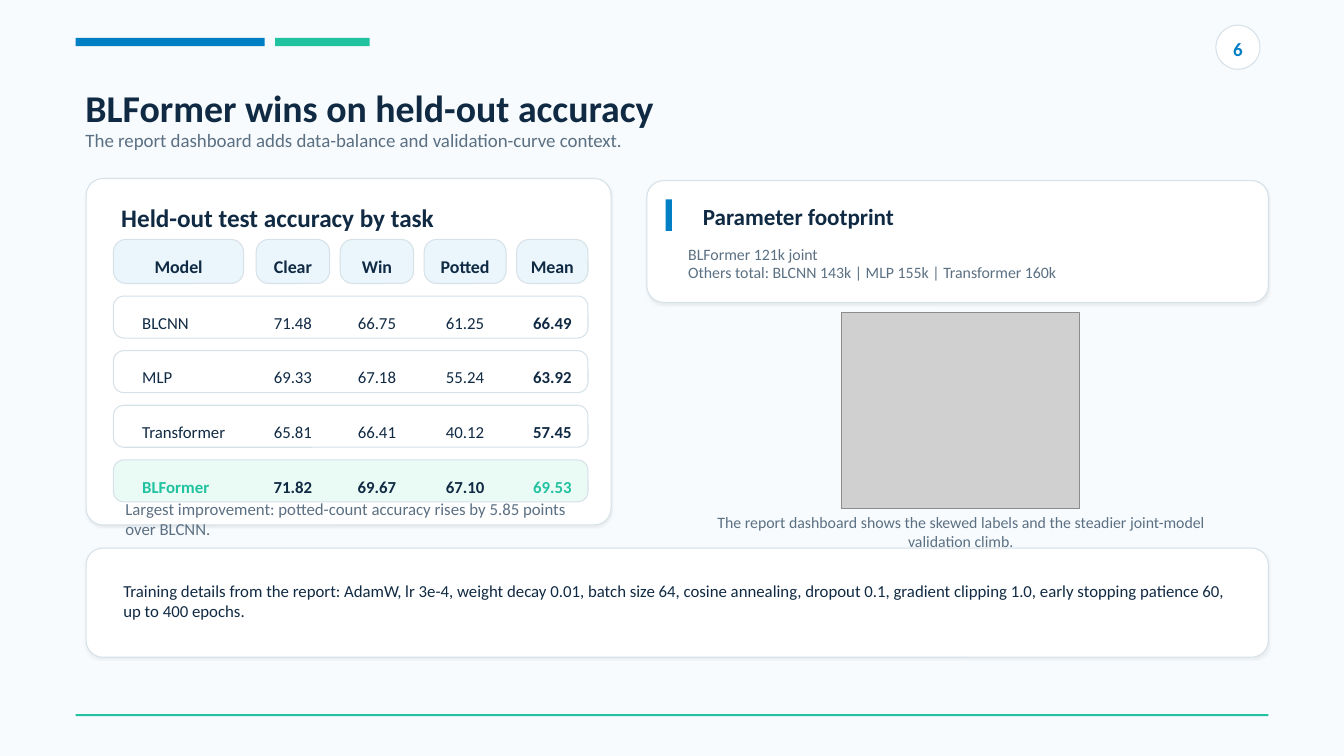
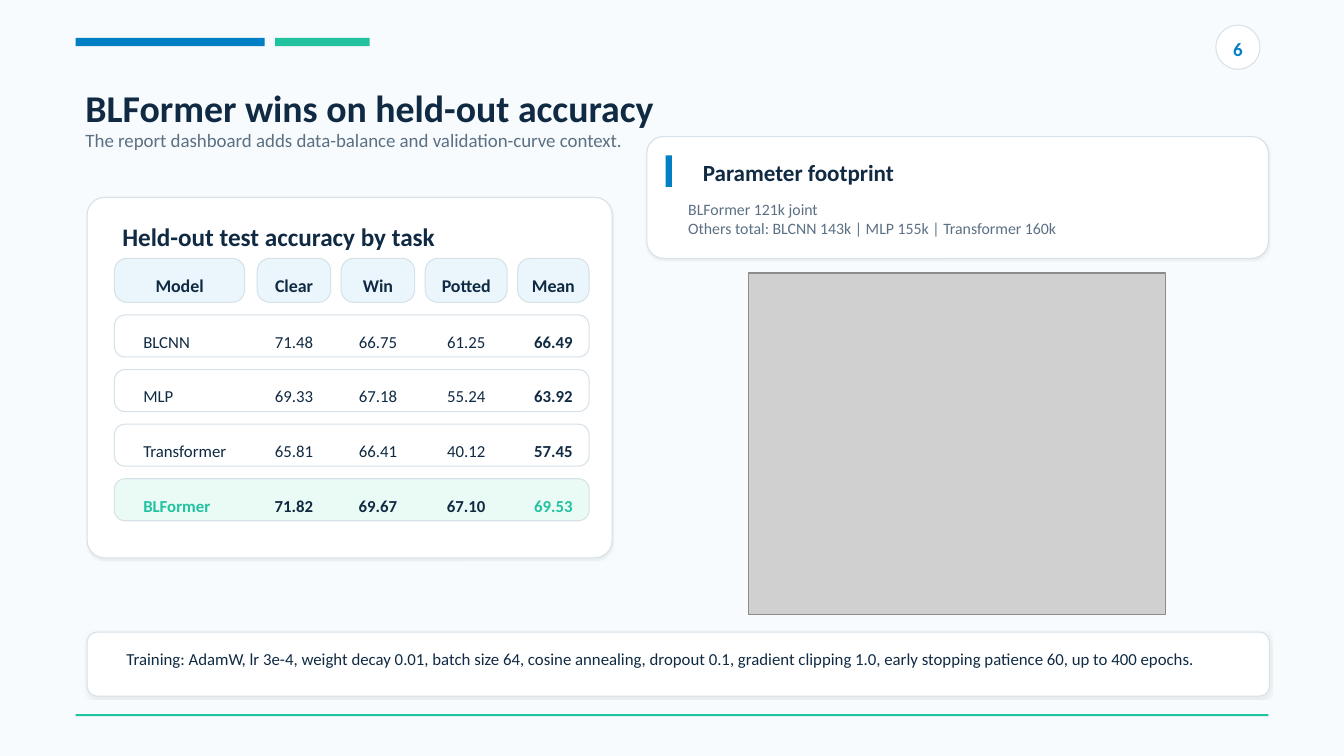
Before and after one commit to AWANGMY/Billiards_Prediction, a slide deck: slide 6 of Doc/Billiards_BLFormer_5min_Presentation.pptx. Drawn at 1344x756 pixels with LibreOffice and Linux fonts; fonts in the diff are those of the drawing; grey boxes stand for pictures. Boxes give left, top, right and bottom in pixels: in the first picture for what was removed or moved away, otherwise in the second. Text is boxed around its words. In the diff, an @@ line names an element or a change of style, - is before the commit and + after.

Commit message:
slides

```diff
--- a/Doc/Billiards_BLFormer_5min_Presentation.pptx
+++ b/Doc/Billiards_BLFormer_5min_Presentation.pptx
@@ 2 texts, 1 rounded rectangle, 1 rectangle moved together from (x1=647, y1=180, x2=1269, y2=302) to (x1=647, y1=136, x2=1269, y2=258) @@
@@ rounded rectangle resized from (x1=86, y1=178, x2=611, y2=525) to (x1=87, y1=198, x2=612, y2=559) @@
@@ picture resized from (x1=842, y1=313, x2=1081, y2=508) to (x1=748, y1=273, x2=1166, y2=615) @@
@@ 26 texts, 9 rounded rectangles moved together from (x1=113, y1=209, x2=588, y2=502) to (x1=115, y1=228, x2=590, y2=521) @@
@@ text removed at (x1=125, y1=503, x2=565, y2=535) @@
-Largest improvement: potted-count accuracy rises by 5.85 points over BLCNN.
@@ text removed at (x1=717, y1=517, x2=1204, y2=547) @@
-The report dashboard shows the skewed labels and the steadier joint-model validation climb.
@@ rounded rectangle resized from (x1=86, y1=548, x2=1268, y2=657) to (x1=87, y1=632, x2=1269, y2=697) @@
@@ text at (x1=126, y1=653, x2=1194, y2=668): text changed @@
-Training details from the report: AdamW, lr 3e-4, weight decay 0.01, batch size 64, cosine annealing, dropout 0.1, gradient clipping 1.0, early stopping patience 60, up to 400 epochs.
+Training: AdamW, lr 3e-4, weight decay 0.01, batch size 64, cosine annealing, dropout 0.1, gradient clipping 1.0, early stopping patience 60, up to 400 epochs.
```
Also in this commit, not shown: 6 other slides changed.
